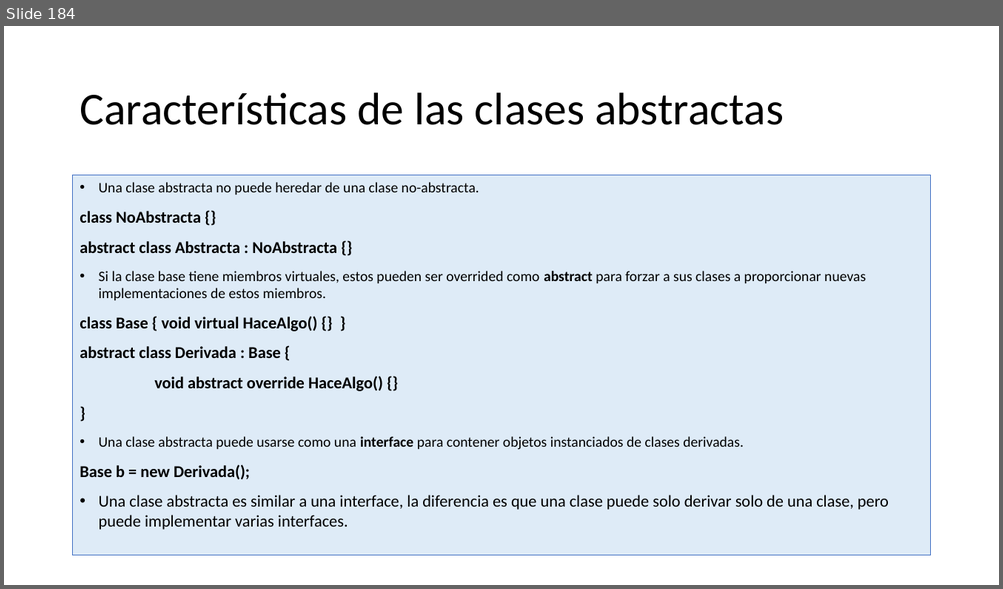
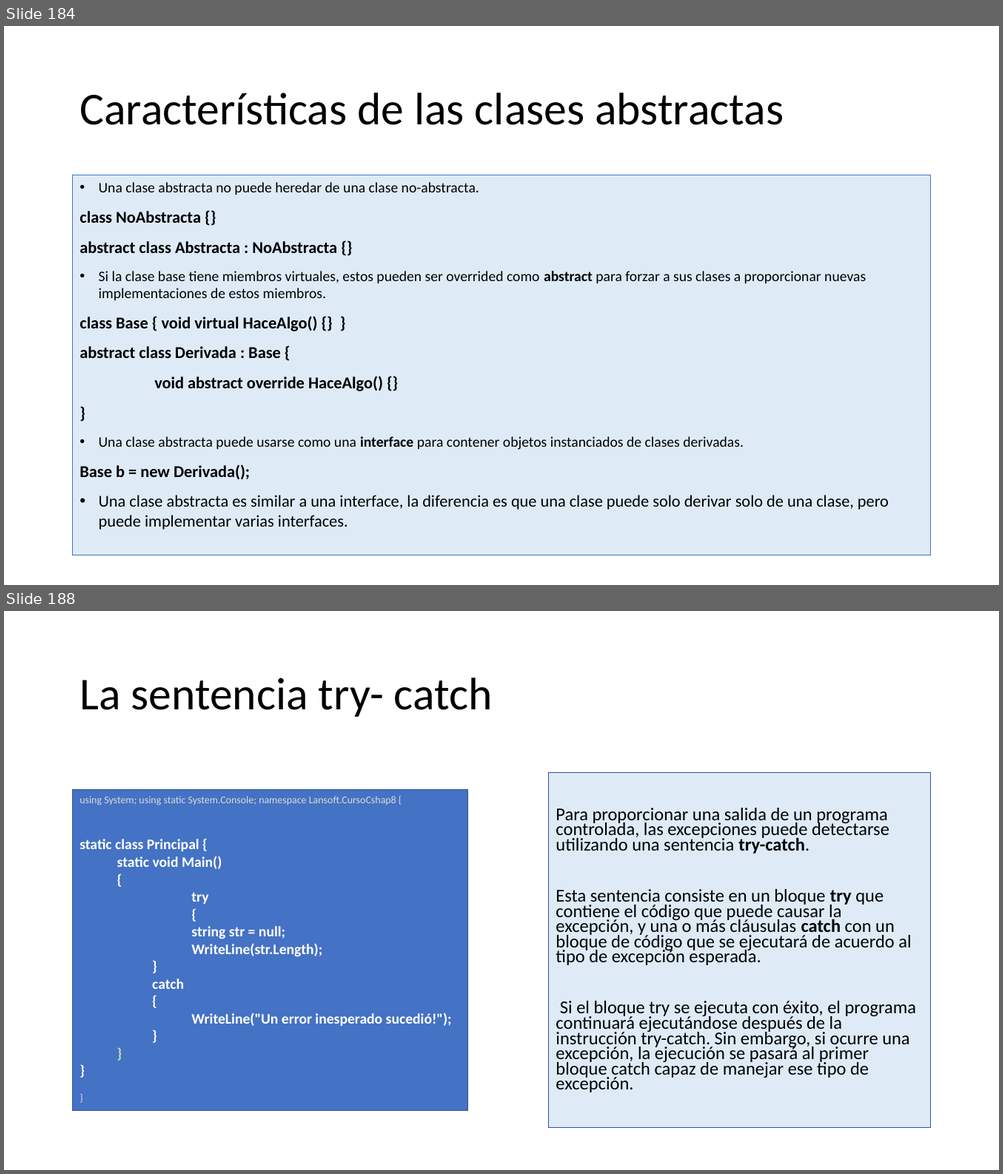
Before and after one commit to AlbertOsinaga/CursoCSharp__8, a slide deck: CSharpQuickReferencia.pptx. Shown one above the other, each under a label of ours: slide 184 before the commit, slides 184 and 188 after it; the slides between them are not shown. The pictures are 1003x589 and 1003x1174 pixels, drawn with LibreOffice and Linux fonts; fonts in the diff are those of the drawing. Boxes give left, top, right and bottom in pixels: in the first picture for what was removed or moved away, otherwise in the second. Text is boxed around its words. In the diff, an @@ line names an element or a change of style, - is before the commit and + after.

```diff
--- a/CSharpQuickReferencia.pptx
+++ b/CSharpQuickReferencia.pptx
@@ slide 188 added at [4, 611, 999, 1170], background #FFFFFF @@
@@ title added at [79, 678, 492, 717], 44 pt, text #000000 @@
+La sentencia try- catch
@@ text added at [549, 773, 930, 1128], fill #DEEBF7, outline #2F5597 0.75 pt, 17.5 pt, text #000000 @@
+Para proporcionar una salida de un programa controlada, las excepciones puede detectarse utilizando una sentencia try-catch.
+Esta sentencia consiste en un bloque try que contiene el código que puede causar la excepción, y una o más cláusulas catch con un bloque de código que se ejecutará de acuerdo al tipo de excepción esperada.
+Si el bloque try se ejecuta con éxito, el programa continuará ejecutándose después de la instrucción try-catch. Sin embargo, si ocurre una excepción, la ejecución se pasará al primer bloque catch capaz de manejar ese tipo de excepción.
@@ rectangle added at [73, 789, 468, 1111], fill #4472C4, outline #325491 1 pt, 14 pt, text #FFFFFF, bold @@
+using System; using static System.Console; namespace Lansoft.CursoCshap8 {
+static class Principal {
+  static void Main()
+  {
+  try
+  {
+      string str = null;
+      WriteLine(str.Length);
+      }
+      catch
+      {
+      WriteLine("Un error inesperado sucedió!");
+      }
+  }
+}
+}
```
Also in this commit, not shown: 1 slide changed, 14 other slides added, 23 other files.
